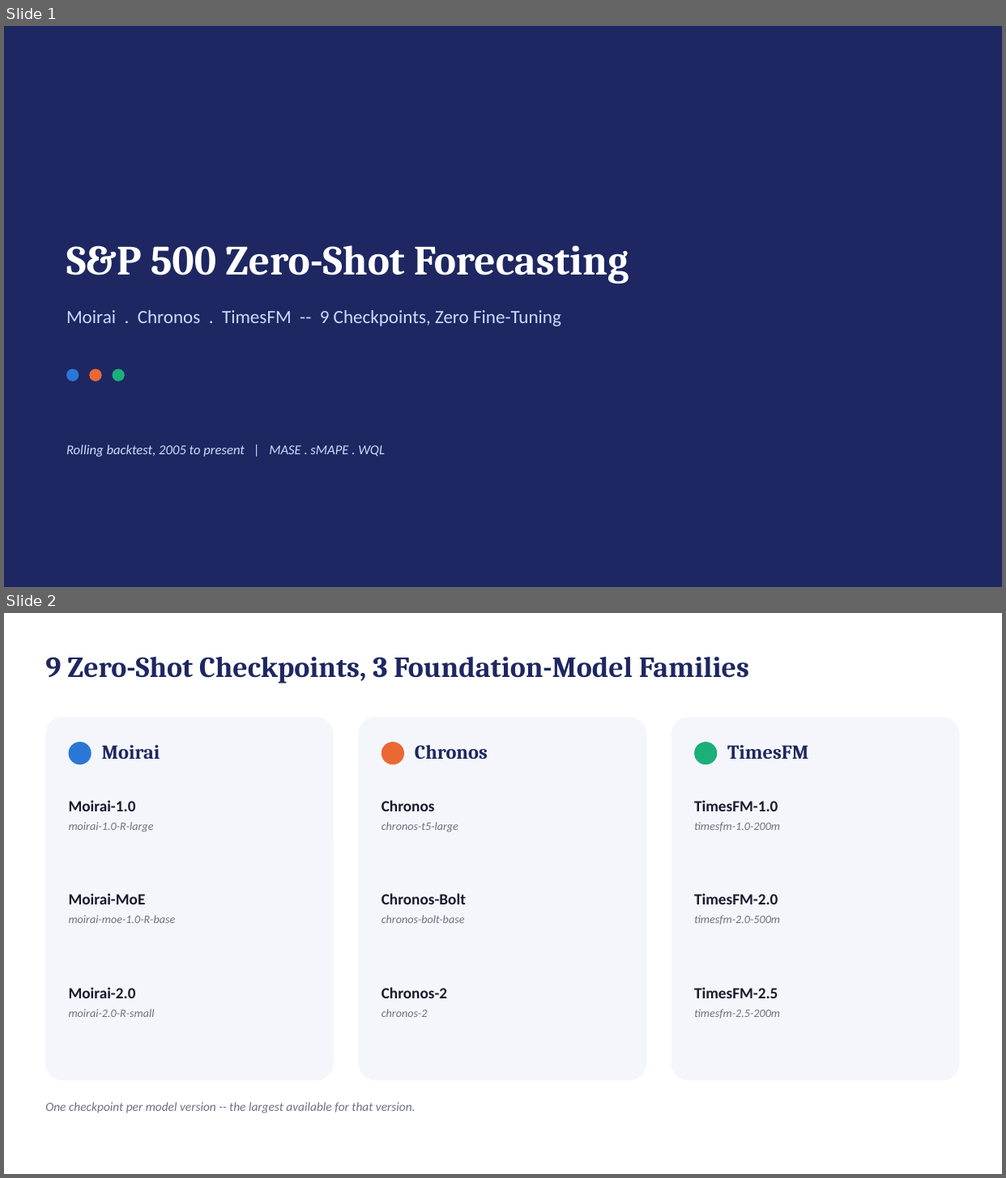
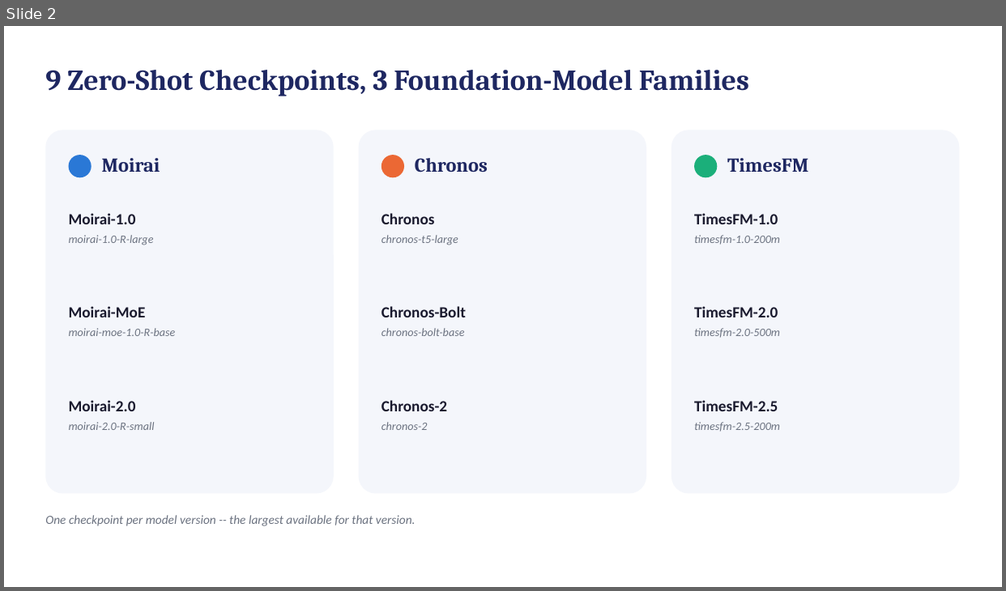
Before and after one commit to Agrim-Nuware/CHRONOS-CODE, a slide deck: SP500_ZeroShot_Forecasting.pptx. Shown one above the other, each under a label of ours: slides 1 and 2 before the commit, slide 2 after it. The pictures are 1006x1178 and 1006x591 pixels, drawn with LibreOffice and Linux fonts; fonts in the diff are those of the drawing. Boxes give left, top, right and bottom in pixels: in the first picture for what was removed or moved away, otherwise in the second. Text is boxed around its words. In the diff, an @@ line names an element or a change of style, - is before the commit and + after.

```diff
--- a/SP500_ZeroShot_Forecasting.pptx
+++ b/SP500_ZeroShot_Forecasting.pptx
@@ slide 1 removed at (4, 26, 1002, 587), background #1E2761 @@
@@ text removed at (66, 246, 629, 284) @@
-S&P 500 Zero-Shot Forecasting
@@ text removed at (66, 310, 561, 327) @@
-Moirai . Chronos . TimesFM -- 9 Checkpoints, Zero Fine-Tuning
@@ ellipse removed at (66, 369, 79, 382) @@
@@ ellipse removed at (89, 369, 102, 382) @@
@@ ellipse removed at (112, 369, 125, 382) @@
@@ text removed at (66, 445, 385, 457) @@
-Rolling backtest, 2005 to present | MASE . sMAPE . WQL
```
Also in this commit, not shown: 2 slides added, 1 other slide removed.
